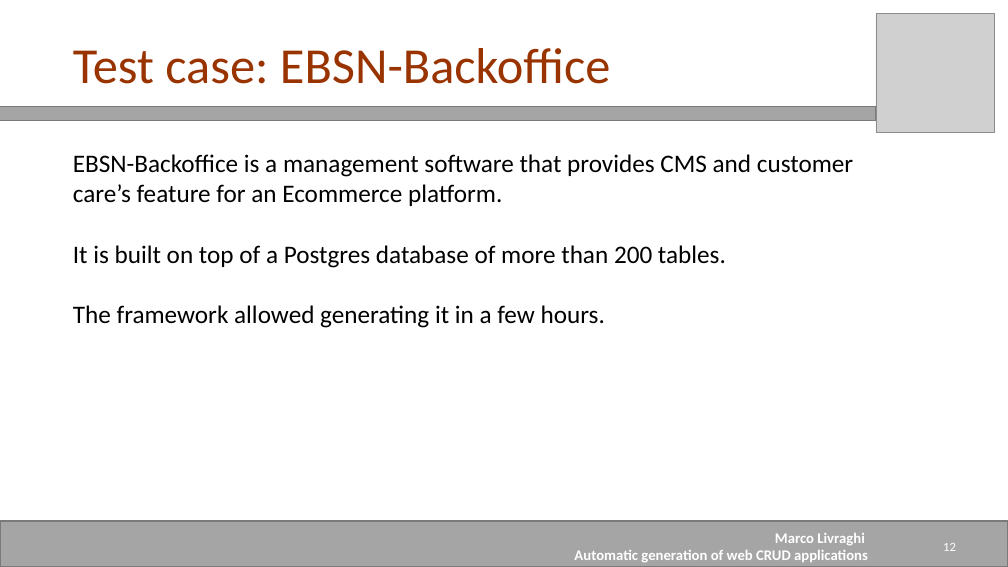
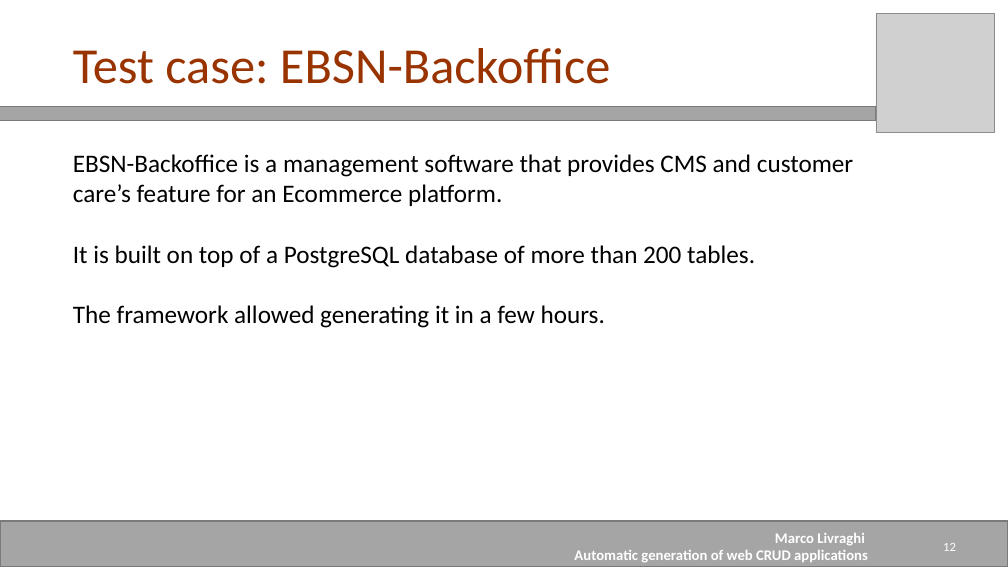
Before and after one commit to mrclivraghi/Anggen, a slide deck: slide 12 of Documentation/Presentation_Livraghi.pptx. Drawn at 1008x567 pixels with LibreOffice and Linux fonts; fonts in the diff are those of the drawing; grey boxes stand for pictures. Boxes give left, top, right and bottom in pixels: in the first picture for what was removed or moved away, otherwise in the second. Text is boxed around its words. In the diff, an @@ line names an element or a change of style, - is before the commit and + after.

Commit message:
presentation 1.1

```diff
--- a/Documentation/Presentation_Livraghi.pptx
+++ b/Documentation/Presentation_Livraghi.pptx
@@ text at bbox=[73, 245, 755, 268]: text changed @@
-It is built on top of a Postgres database of more than 200 tables.
+It is built on top of a PostgreSQL database of more than 200 tables.
```
Also in this commit, not shown: 7 other slides changed, 1 other file.
